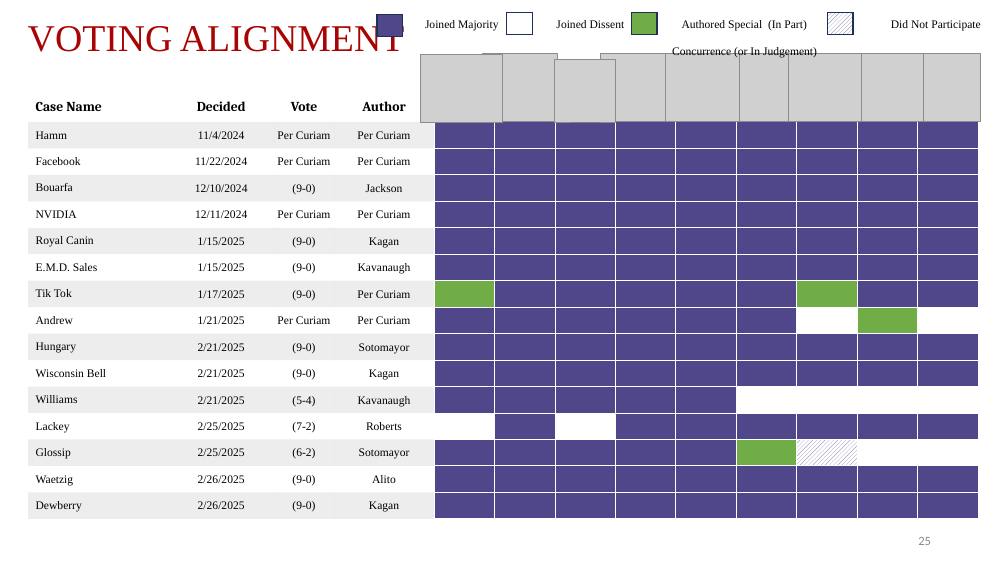
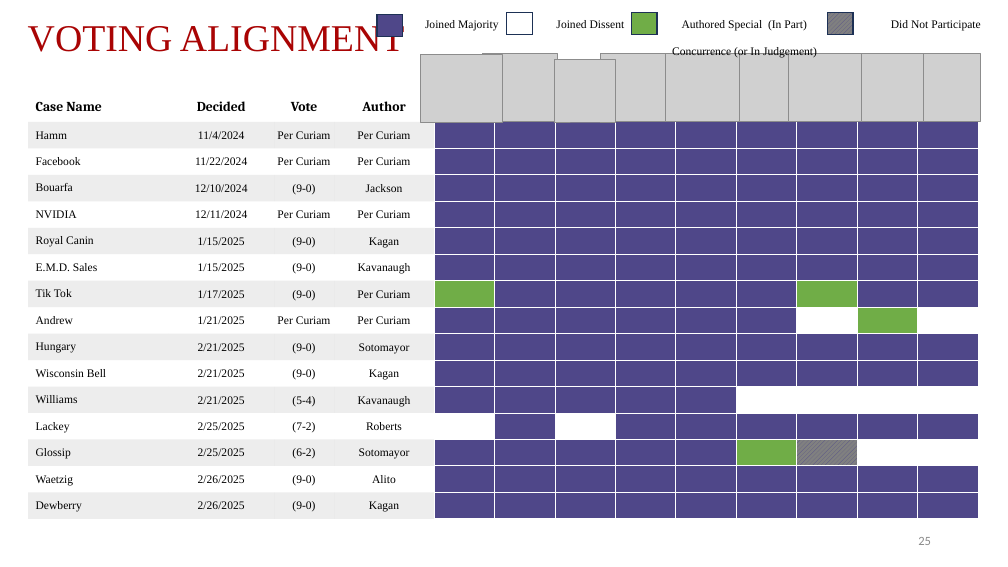
Before and after one commit to JakeTruscott/scotuswatch, a slide deck: slide 25 of Stat Reviews/OT24_StatReview/compilation/SCOTUSBlog/statpack_OT24.pptx. Drawn at 1008x567 pixels with LibreOffice and Linux fonts; fonts in the diff are those of the drawing; grey boxes stand for pictures. Boxes give left, top, right and bottom in pixels: in the first picture for what was removed or moved away, otherwise in the second. Text is boxed around its words. In the diff, an @@ line names an element or a change of style, - is before the commit and + after.

```diff
--- a/Stat Reviews/OT24_StatReview/compilation/SCOTUSBlog/statpack_OT24.pptx
+++ b/Stat Reviews/OT24_StatReview/compilation/SCOTUSBlog/statpack_OT24.pptx
@@ rectangle at [827, 13, 853, 35]: fill pattern #4F4789 on #FFFFFF to pattern #4E478A on #808080 @@
@@ table at [28, 93, 979, 519] @@
@@ fill pattern #4F4789 on #FFFFFF to pattern #4E478A on #808080 in row 14, column 11 @@
```
Also in this commit, not shown: 16 other slides changed, 43 other files.
